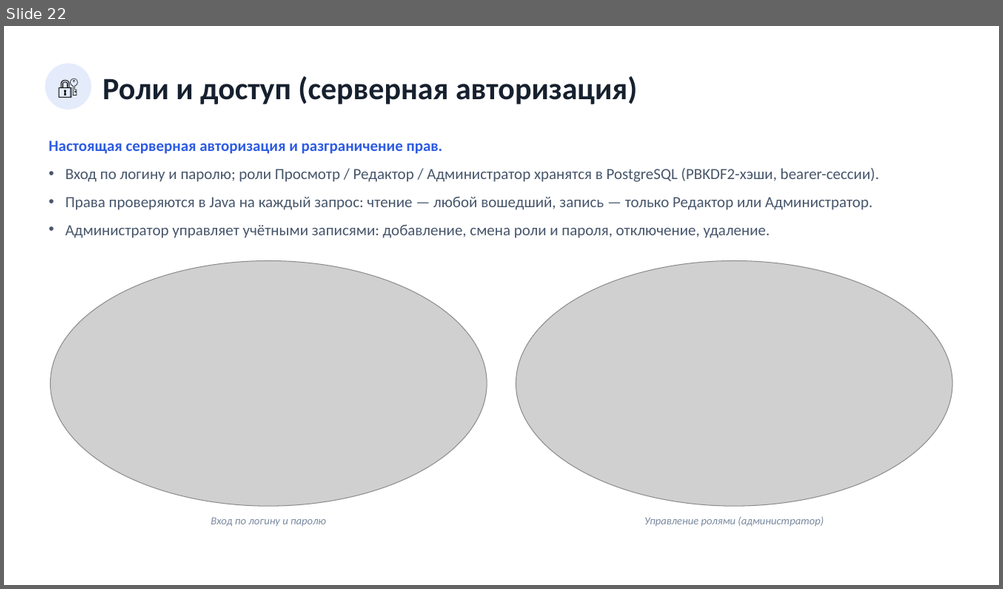
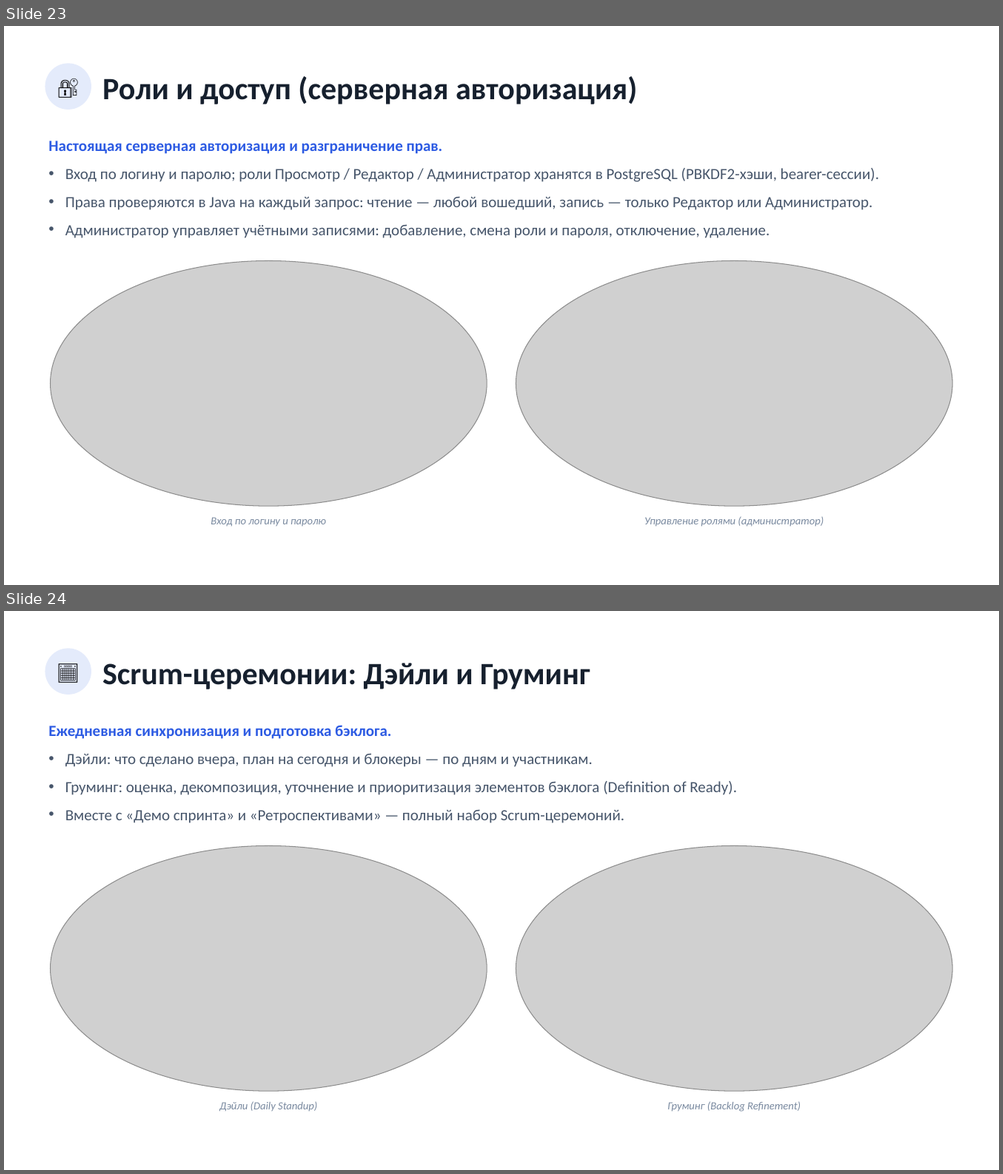
Before and after one commit to neoandrey1985/Planirovanie, a slide deck: Презентация_приложения.pptx. Shown one above the other, each under a label of ours: slide 22 before the commit, slides 23 and 24 after it. The pictures are 1003x589 and 1003x1174 pixels, drawn with LibreOffice and Linux fonts; fonts in the diff are those of the drawing; grey boxes stand for pictures. Boxes give left, top, right and bottom in pixels: in the first picture for what was removed or moved away, otherwise in the second. Text is boxed around its words. In the diff, an @@ line names an element or a change of style, - is before the commit and + after.

```diff
--- a/Презентация_приложения.pptx
+++ b/Презентация_приложения.pptx
@@ slide 24 added at [4, 611, 999, 1170], background #FFFFFF @@
@@ ellipse added at [45, 648, 91, 695], fill #E4EBFB @@
@@ text added at [45, 648, 91, 695], 20 pt, text #000000 @@
+📅
@@ text added at [102, 663, 590, 689], 30 pt, text #16202E, bold @@
+Scrum-церемонии: Дэйли и Груминг
@@ text added at [48, 725, 391, 739], 15 pt, text #2D5BE3, bold @@
+Ежедневная синхронизация и подготовка бэклога.
@@ text added at [65, 753, 737, 823], 15 pt, text #47566B @@
+• Дэйли: что сделано вчера, план на сегодня и блокеры — по дням и участникам.
+• Груминг: оценка, декомпозиция, уточнение и приоритизация элементов бэклога (Definition of Ready).
+• Вместе с «Демо спринта» и «Ретроспективами» — полный набор Scrum-церемоний.
@@ picture added at [51, 846, 486, 1091] @@
@@ picture added at [516, 846, 952, 1091] @@
@@ text added at [219, 1102, 317, 1112], 10.5 pt, text #7A8AA0, italic @@
+Дэйли (Daily Standup)
@@ text added at [667, 1102, 800, 1112], 10.5 pt, text #7A8AA0, italic @@
+Груминг (Backlog Refinement)
@@ what was slide 22 is now slide 23 @@
```
Also in this commit, not shown: 2 slides changed, 2 other slides added, 17 other files.
